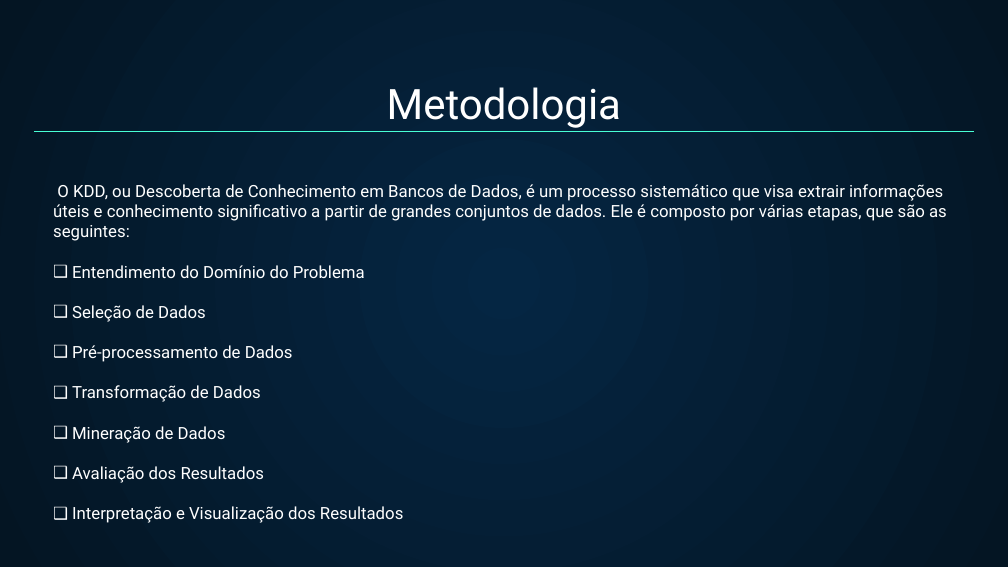
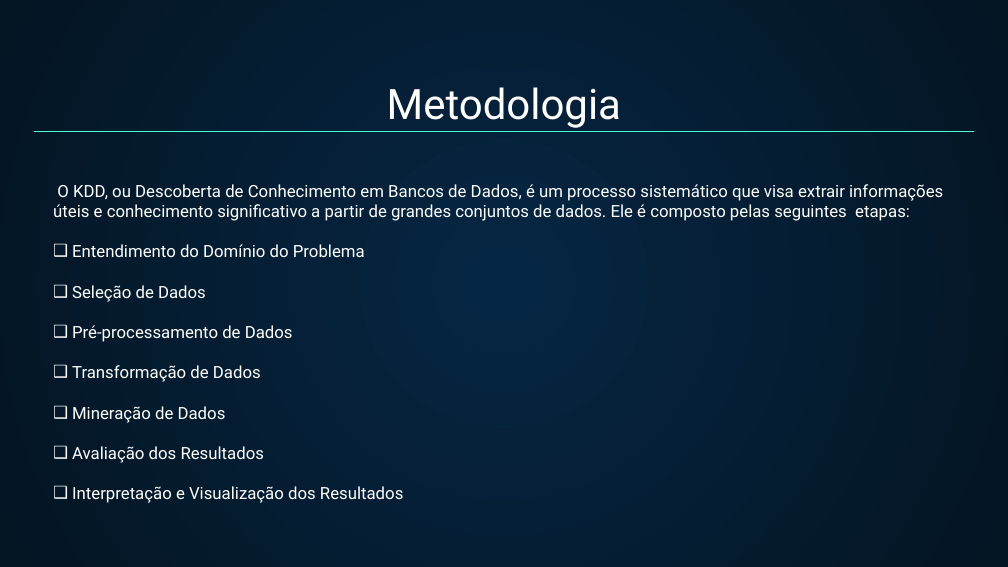
Before and after one commit to gismarb/heart_attack_data_miner, a slide deck: slide 7 of DOC/PPT/ApresentaçãoV2.pptx (slide 5 before the commit). Drawn at 1008x567 pixels with LibreOffice and Linux fonts; fonts in the diff are those of the drawing. Boxes give left, top, right and bottom in pixels: in the first picture for what was removed or moved away, otherwise in the second. Text is boxed around its words. In the diff, an @@ line names an element or a change of style, - is before the commit and + after.

```diff
--- a/DOC/PPT/ApresentaçãoV2.pptx
+++ b/DOC/PPT/ApresentaçãoV2.pptx
@@ subtitle at (53,184,943,221): text changed @@
-O KDD, ou Descoberta de Conhecimento em Bancos de Dados, é um processo sistemático que visa extrair informações úteis e conhecimento significativo a partir de grandes conjuntos de dados. Ele é composto por várias etapas, que são as seguintes:
+O KDD, ou Descoberta de Conhecimento em Bancos de Dados, é um processo sistemático que visa extrair informações úteis e conhecimento significativo a partir de grandes conjuntos de dados. Ele é composto pelas seguintes etapas:
```
Also in this commit, not shown: 5 other slides changed, 1 slide added, 1 other file.
